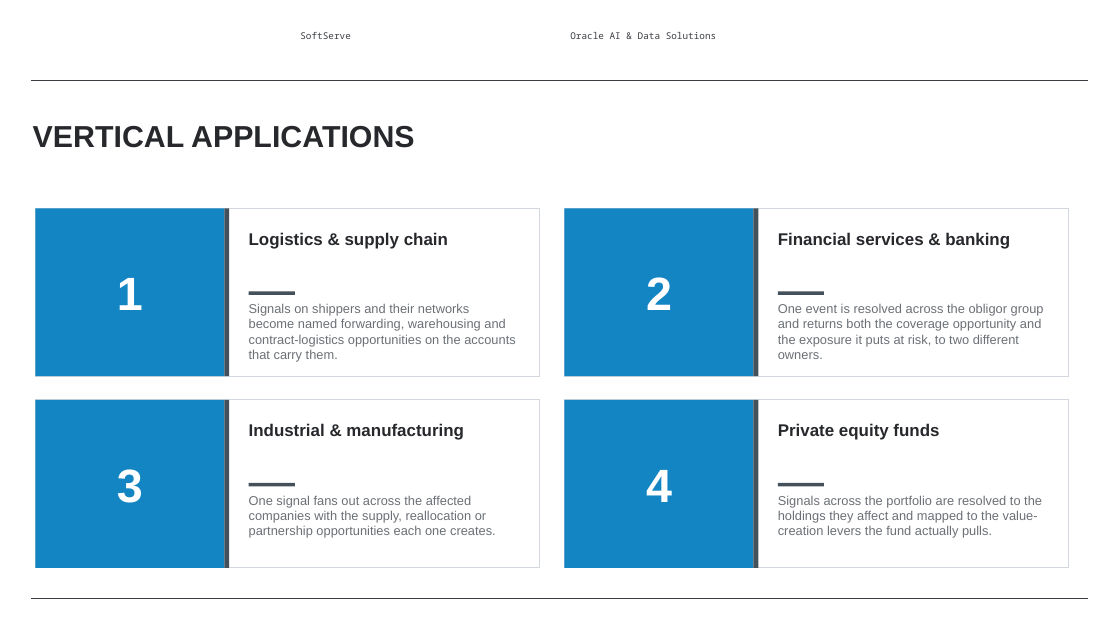
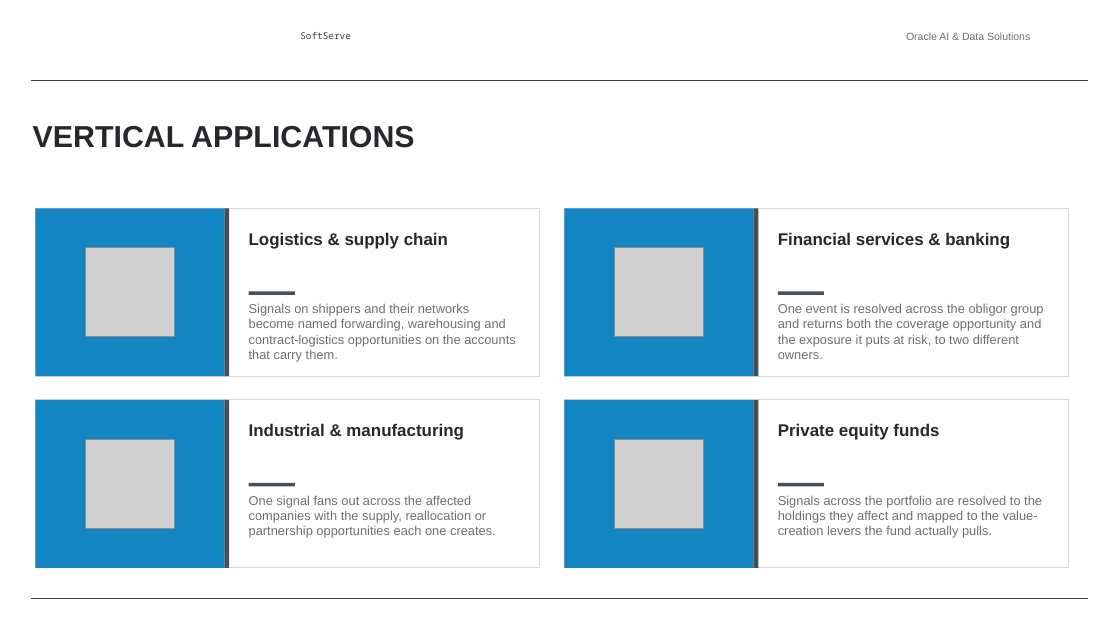
Before and after one commit to alexey-orlov/AO-Personal-OS, a slide deck: slide 3 of outputs/oracle-packs/account-insights/artifacts/account-insights-sales-deck.pptx. Drawn at 1120x630 pixels with LibreOffice and Linux fonts; fonts in the diff are those of the drawing; grey boxes stand for pictures; background and template pictures are left out. Boxes give left, top, right and bottom in pixels: in the first picture for what was removed or moved away, otherwise in the second. Text is boxed around its words. In the diff, an @@ line names an element or a change of style, - is before the commit and + after.

```diff
--- a/outputs/oracle-packs/account-insights/artifacts/account-insights-sales-deck.pptx
+++ b/outputs/oracle-packs/account-insights/artifacts/account-insights-sales-deck.pptx
@@ text "Oracle AI & Data Solutions" at bbox=[906, 32, 1030, 40]: size 8 to 9 pt, font Noto Sans Mono to Arial, text colour #3A3D42 to #6B7076; alignment left to right @@
@@ picture added at bbox=[85, 248, 174, 337] @@
@@ picture added at bbox=[615, 248, 704, 337] @@
@@ text removed at bbox=[117, 278, 143, 310] @@
-1
@@ text removed at bbox=[646, 277, 672, 310] @@
-2
@@ picture added at bbox=[85, 439, 174, 528] @@
@@ picture added at bbox=[615, 439, 704, 528] @@
@@ text removed at bbox=[117, 469, 143, 503] @@
-3
@@ text removed at bbox=[646, 470, 672, 502] @@
-4
```
Also in this commit, not shown: 9 other slides changed, 11 other files.
